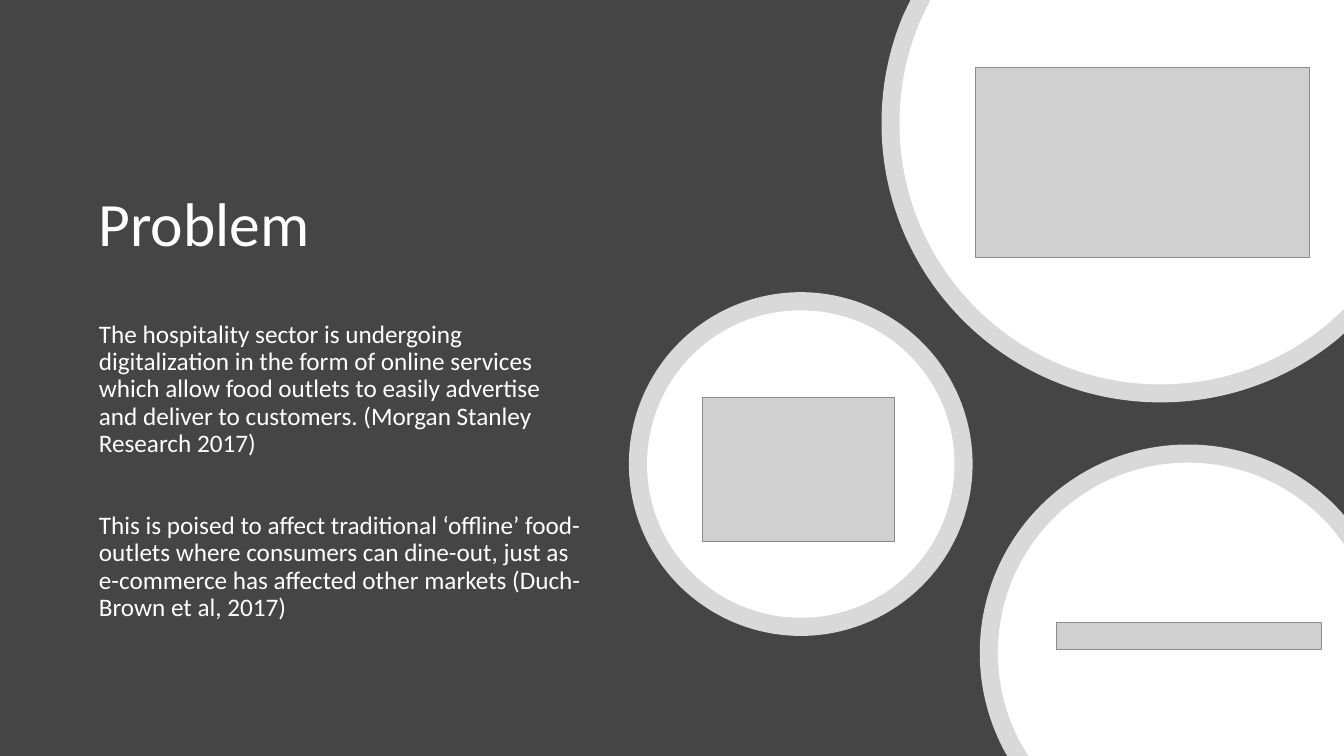
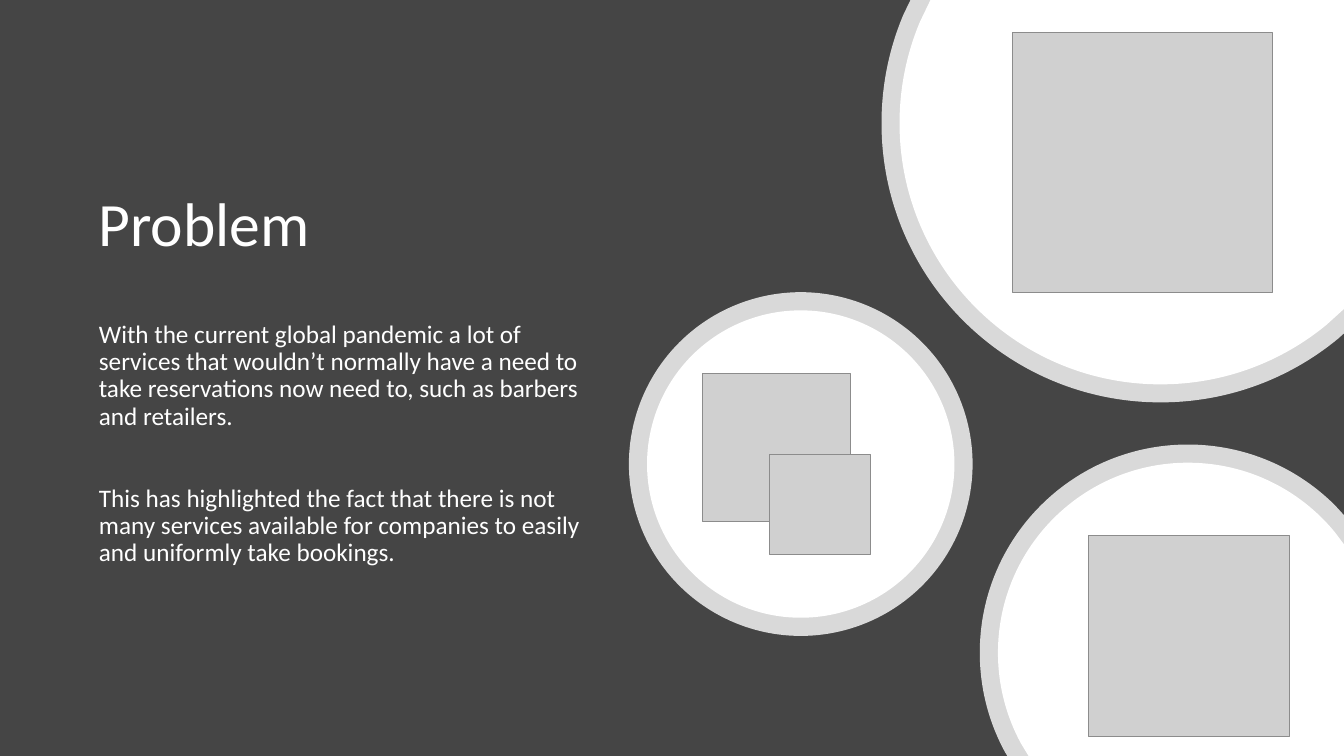
Before and after one commit to aitsoftwaredesign/project4-A00255953, a slide deck: slide 3 of Resources/Project Demo 1.pptx. Drawn at 1344x756 pixels with LibreOffice and Linux fonts; fonts in the diff are those of the drawing; grey boxes stand for pictures. Boxes give left, top, right and bottom in pixels: in the first picture for what was removed or moved away, otherwise in the second. Text is boxed around its words. In the diff, an @@ line names an element or a change of style, - is before the commit and + after.

```diff
--- a/Resources/Project Demo 1.pptx
+++ b/Resources/Project Demo 1.pptx
@@ picture: place and size @@
-picture at (976, 68, 1310, 257)
+picture at (1013, 33, 1272, 292)
@@ text at (99, 325, 579, 566): text changed @@
-The hospitality sector is undergoing digitalization in the form of online services which allow food outlets to easily advertise and deliver to customers. (Morgan Stanley Research 2017)
-This is poised to affect traditional ‘offline’ food-outlets where consumers can dine-out, just as e-commerce has affected other markets (Duch-Brown et al, 2017)
+With the current global pandemic a lot of services that wouldn’t normally have a need to take reservations now need to, such as barbers and retailers.
+This has highlighted the fact that there is not many services available for companies to easily and uniformly take bookings.
@@ picture: place and size @@
-picture at (703, 397, 894, 541)
+picture at (703, 373, 851, 521)
@@ picture added at (770, 455, 871, 556) @@
@@ picture added at (1089, 535, 1291, 737) @@
@@ picture removed at (1057, 622, 1322, 650) @@
```
Also in this commit, not shown: 5 other slides changed, 1 slide removed, 48 other files.
